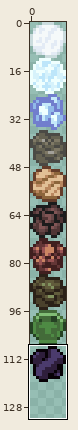
One commit to this sprite sheet: objects/wired/pipe/extractor/extractorblock.png. Above: a wide view before the commit, with the close-up outlined.
Close-up. Before the edit:
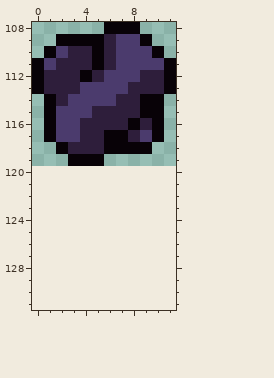
The file is 12x120 pixels. Shown: x 0..11, y 108..131. The old version is drawn lined up with the new one, on the new canvas.
Now the later version:
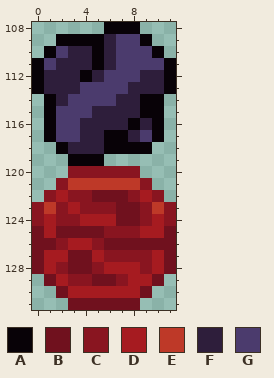
Palette (. is transparent): A #080207  B #70111e  C #891520  D #a61b20  E #be3928  F #2e1e3b  G #4b3b6d
Change:
canvas 12x120 -> 12x132
y 120: x 3..8 ...... -> CCCCCC
y 121: x 2..9 ........ -> CEEEEEEC
y 122: x 1..10 .......... -> CDCCBBBCDC
y 123: x 0..11 ............ -> CECDCCCBBCEC
y 124: x 0..11 ............ -> CDCCDDDBBCDC
y 125: x 0..11 ............ -> BDBBBBCCCDDB
y 126: x 0..11 ............ -> BBCDDCBBBBBB
y 127: x 0..11 ............ -> BDDBBDCCCCDB
y 128: x 0..11 ............ -> BDCBBCDDDCDB
y 129: x 1..10 .......... -> BDCCBBCDDB
y 130: x 2..9 ........ -> BDDDDDDB
y 131: x 3..8 ...... -> BBBBBB
Boxes around the changes in both close-ups, in picture pixels (x1, y1, x2, y2):
added: (32, 166, 176, 310)
